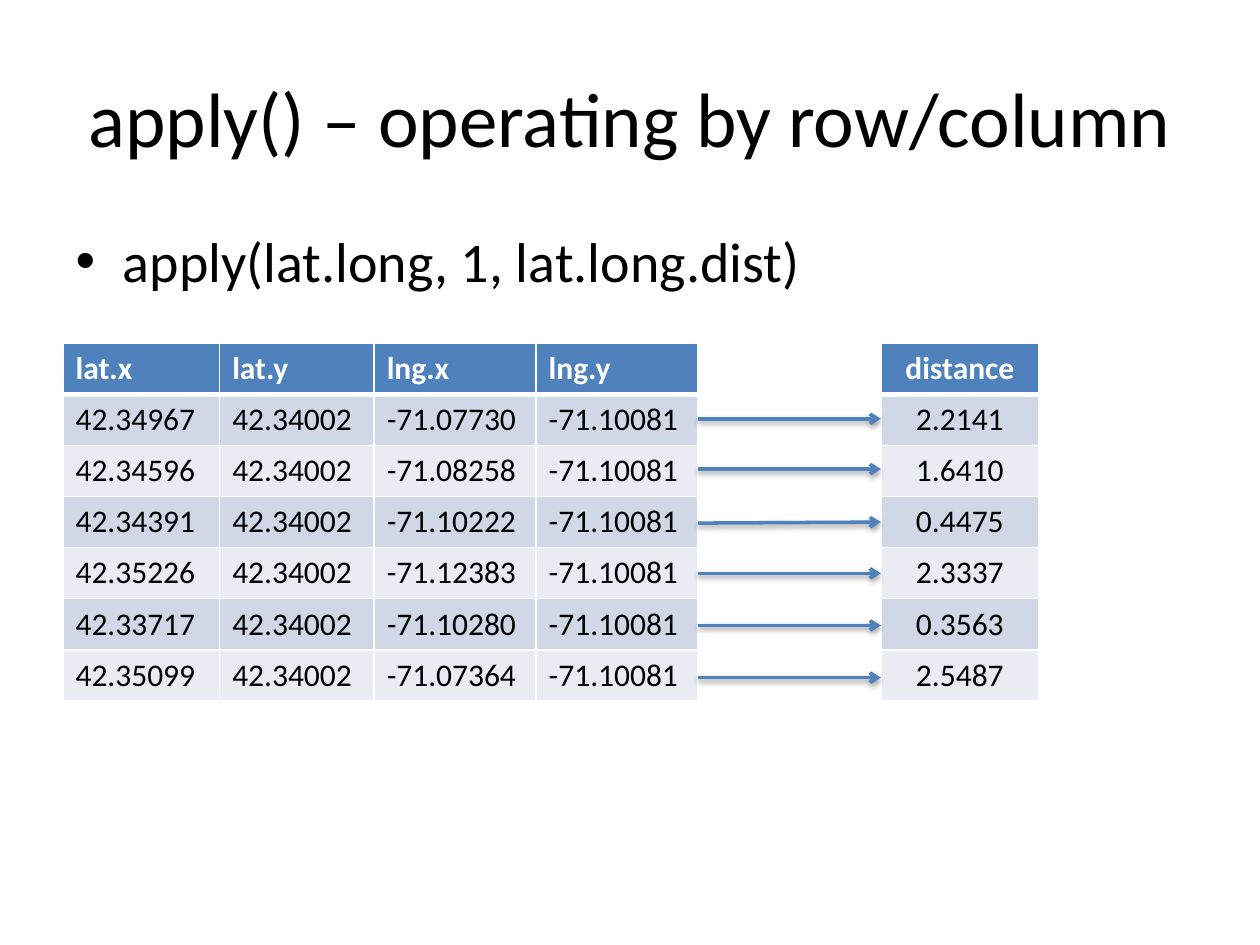
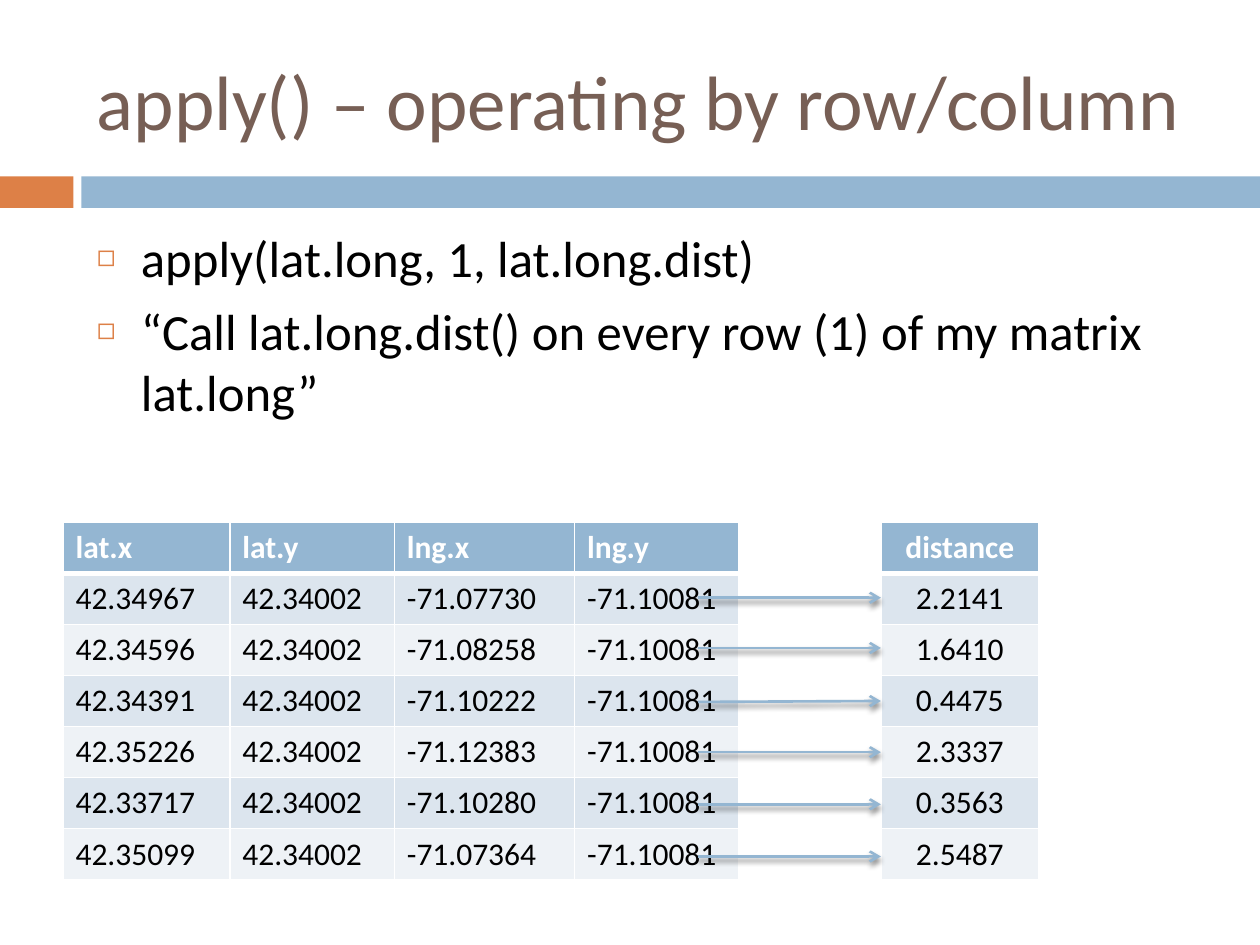
Before and after one commit to IainNZ/ORSoftwareTools2014, a slide deck: slide 14 of IntermediateR/slides.pptx. Drawn at 1260x945 pixels with LibreOffice and Linux fonts; fonts in the diff are those of the drawing. Boxes give left, top, right and bottom in pixels: in the first picture for what was removed or moved away, otherwise in the second. Text is boxed around its words. In the diff, an @@ line names an element or a change of style, - is before the commit and + after.

```diff
--- a/IntermediateR/slides.pptx
+++ b/IntermediateR/slides.pptx
@@ title "apply() – operating by row/column": place and size @@
-title "apply() – operating by row/column" at [88,91,1170,161]
+title "apply() – operating by row/column" at [97,74,1179,143]
@@ title "apply() – operating by row/column" at [97,74,1179,143]: text colour #000000 to #775F55; alignment centre to left @@
@@ rectangle added at [0,176,73,208], fill #DD8047 @@
@@ rectangle added at [82,176,1260,208], fill #94B6D2 @@
@@ text "apply(lat.long, 1, lat.long.dist)": place and size @@
-text "apply(lat.long, 1, lat.long.dist)" at [123,241,799,292]
+text "apply(lat.long, 1, lat.long.dist)" at [141,240,1142,420]
@@ text at [141,240,754,286]: size 32 to 29 pt in "apply(lat.long, 1, lat.long.dist)"; bullet • to ◻ @@
@@ text at [141,313,1142,420]: paragraph added @@
+◻ “Call lat.long.dist() on every row (1) of my matrix lat.long”
@@ table at [63,522,740,879] @@
@@ fill #4F81BD to #94B6D2 in row 1 @@
@@ fill #D0D8E8 to #DCE5EE in 12 cells @@
@@ fill #E9EDF4 to #EEF3F7 in 12 cells @@
@@ table: place and size @@
-table at [63,343,699,701]
+table at [63,522,740,879]
@@ table at [881,522,1038,879] @@
@@ fill #4F81BD to #94B6D2 in row 1, column 1 @@
@@ fill #D0D8E8 to #DCE5EE in 3 cells @@
@@ fill #E9EDF4 to #EEF3F7 in 3 cells @@
@@ arrow (698, 597) - (881, 597): stroke #4F81BD 2 pt to #94B6D2 1.5 pt @@
@@ arrow (698, 648) - (881, 648): stroke #4F81BD 2 pt to #94B6D2 1.5 pt @@
@@ arrow (698, 702) - (881, 701): stroke #4F81BD 2 pt to #94B6D2 1.5 pt @@
@@ arrow (698, 752) - (881, 752): stroke #4F81BD 2 pt to #94B6D2 1.5 pt @@
@@ arrow (698, 804) - (881, 804): stroke #4F81BD 2 pt to #94B6D2 1.5 pt @@
@@ 6 arrows, 1 table: place and size @@
-6 arrows, 1 table at [698,343,1038,701]
+6 arrows, 1 table at [698,522,1038,879]
@@ arrow (698, 857) - (881, 857): stroke #4F81BD 2 pt to #94B6D2 1.5 pt @@
```
Also in this commit, not shown: 14 other slides changed, 1 other file.
